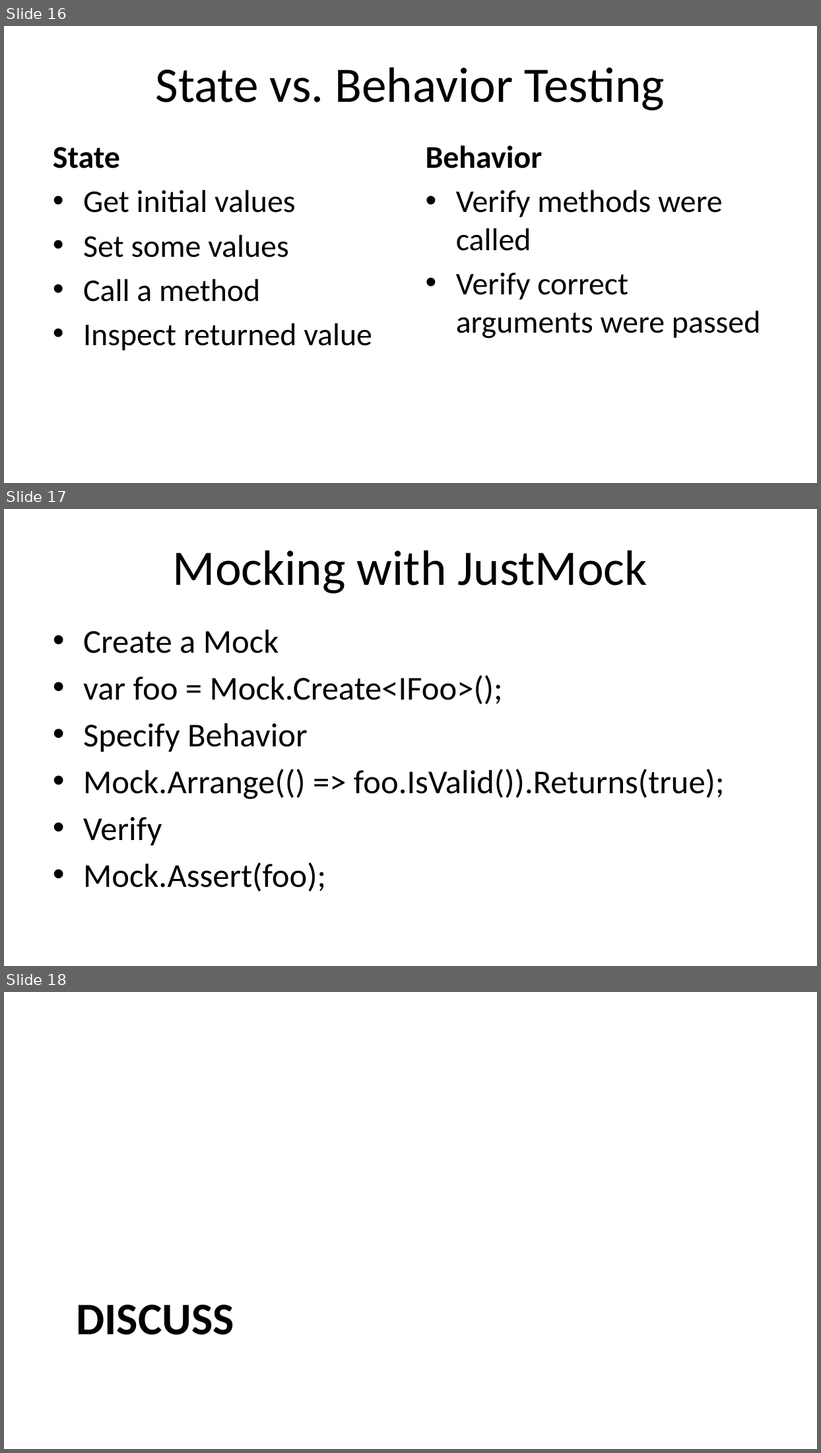
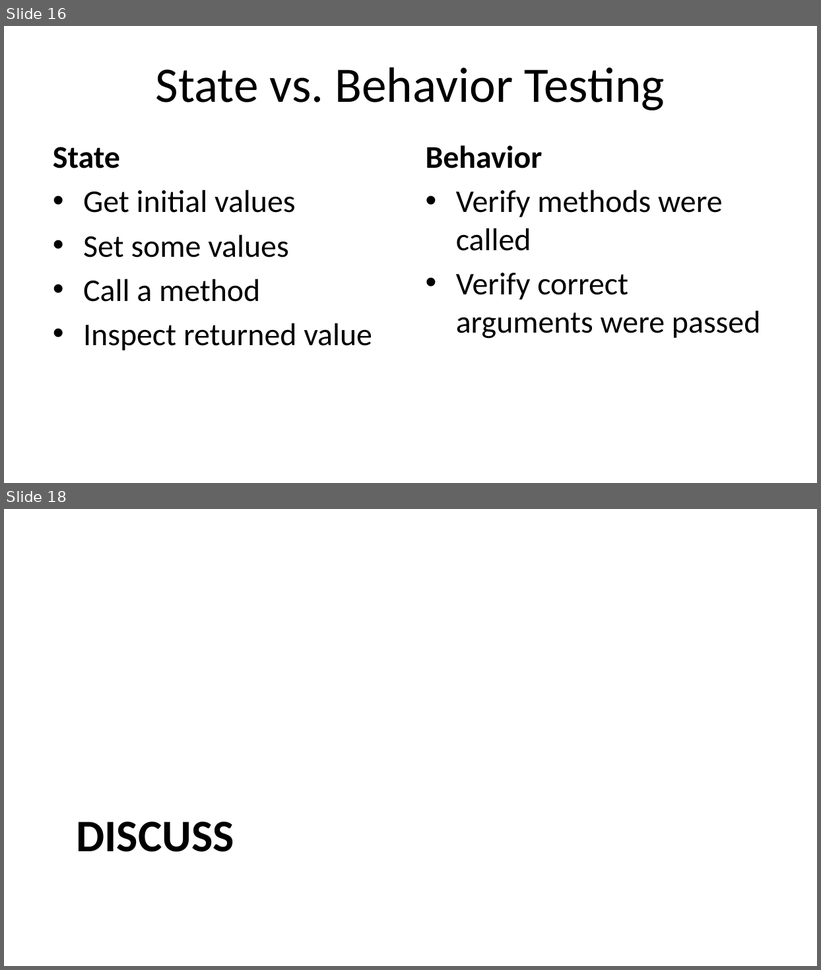
Before and after one commit to HudsonSC/CodeMash-2015-Precompiler-Workshop, a slide deck: 04-More Practices.pptx. Shown one above the other, each under a label of ours: slides 16, 17 and 18 before the commit, slides 16 and 18 after it; the slides between them are not shown. The pictures are 821x1453 and 821x970 pixels, drawn with LibreOffice and Linux fonts; fonts in the diff are those of the drawing; background and template pictures are left out. Boxes give left, top, right and bottom in pixels: in the first picture for what was removed or moved away, otherwise in the second. Text is boxed around its words. In the diff, an @@ line names an element or a change of style, - is before the commit and + after.

```diff
--- a/04-More Practices.pptx
+++ b/04-More Practices.pptx
@@ slide 17 removed at (x1=4, y1=509, x2=817, y2=966), background #FFFFFF @@
@@ title removed at (x1=173, y1=550, x2=648, y2=593) @@
-Mocking with JustMock
@@ text removed at (x1=83, y1=630, x2=725, y2=892) @@
-• Create a Mock
-• var foo = Mock.Create<IFoo>();
-• Specify Behavior
-• Mock.Arrange(() => foo.IsValid()).Returns(true);
-• Verify
-• Mock.Assert(foo);
```
Also in this commit, not shown: 1 slide added.
